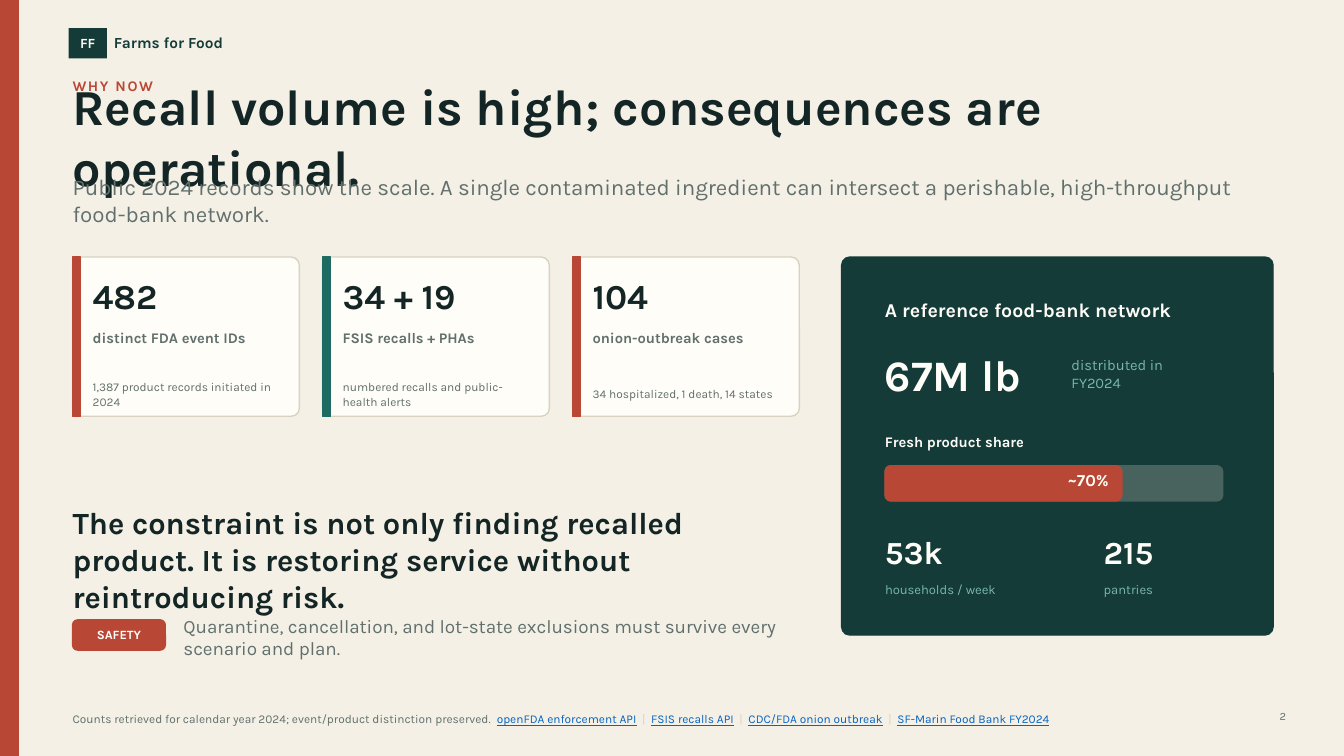
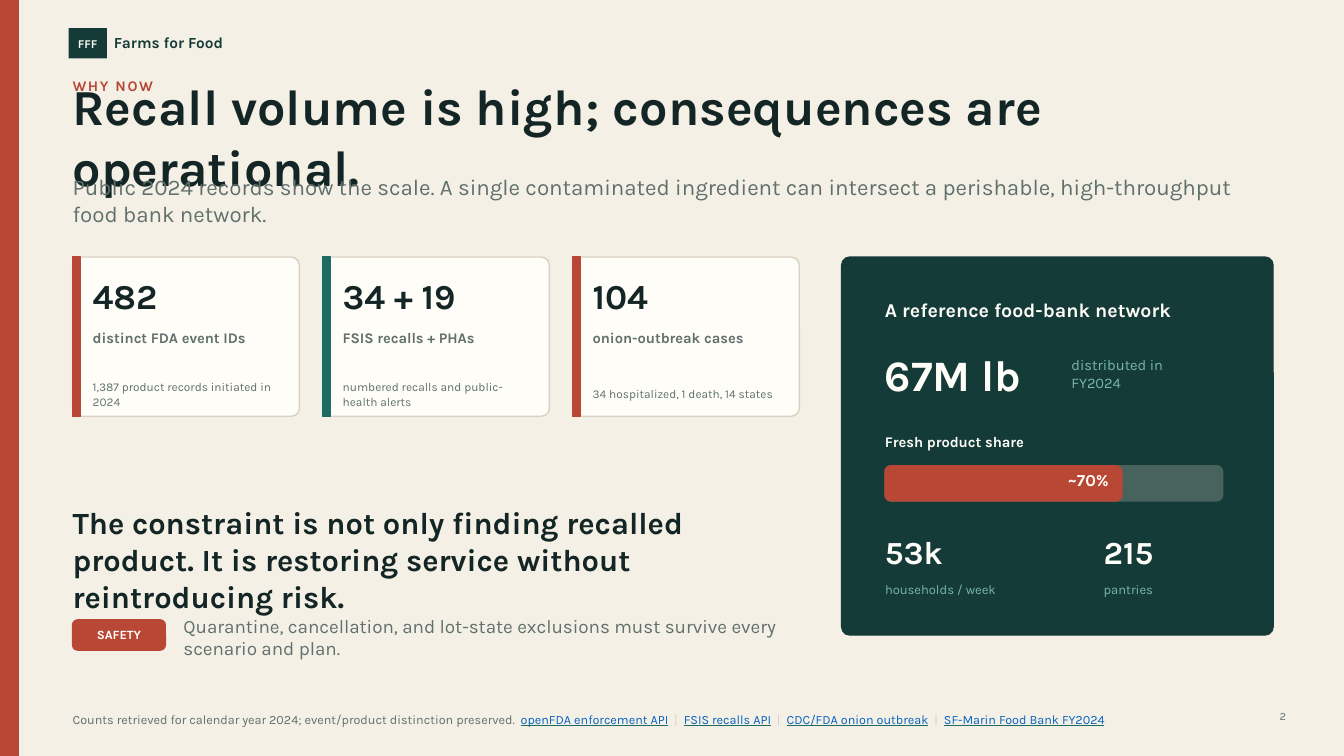
Before and after one commit to Sebastian-Alexis/ai_supplychain_foodbank, a slide deck: slide 2 of deliverables/Farms_for_Food_pitch_deck.pptx. Drawn at 1344x756 pixels with LibreOffice and Linux fonts; fonts in the diff are those of the drawing. Boxes give left, top, right and bottom in pixels: in the first picture for what was removed or moved away, otherwise in the second. Text is boxed around its words. In the diff, an @@ line names an element or a change of style, - is before the commit and + after.

```diff
--- a/deliverables/Farms_for_Food_pitch_deck.pptx
+++ b/deliverables/Farms_for_Food_pitch_deck.pptx
@@ text in rectangle at [78, 40, 98, 48]: text changed; size 10 to 8.5 pt @@
-FF
+FFF
@@ text at [73, 175, 1231, 222]: text changed @@
-Public 2024 records show the scale. A single contaminated ingredient can intersect a perishable, high-throughput food-bank network.
+Public 2024 records show the scale. A single contaminated ingredient can intersect a perishable, high-throughput food bank network.
@@ text "Counts retrieved for calendar year ..." at [73, 714, 1105, 727]: size 8.5 to 9 pt @@
```
Also in this commit, not shown: 8 other slides changed, 9 other files.
